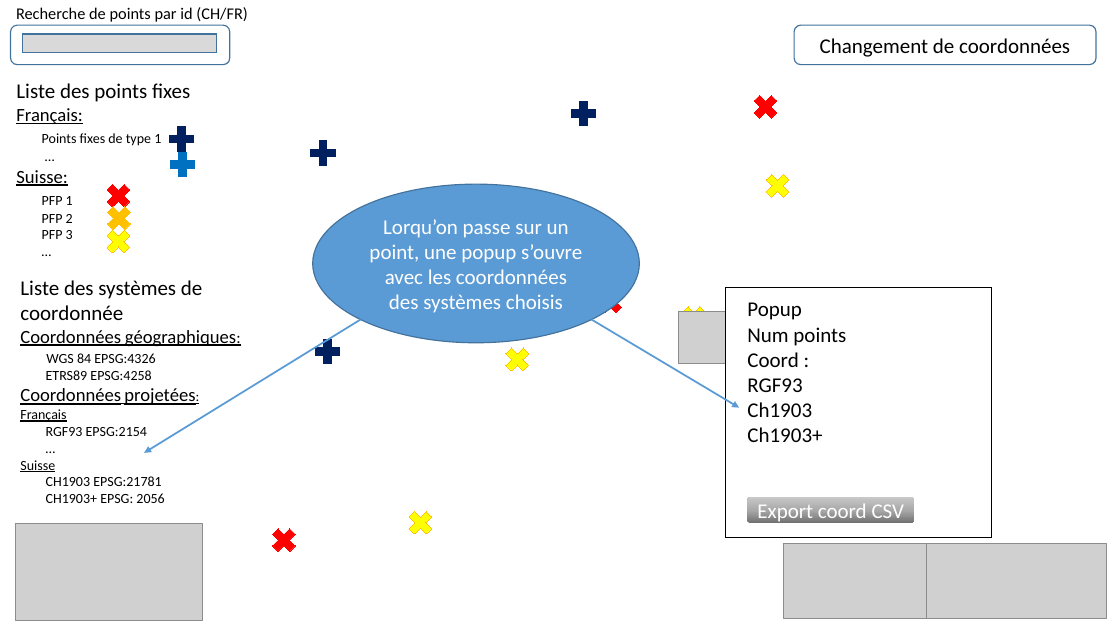
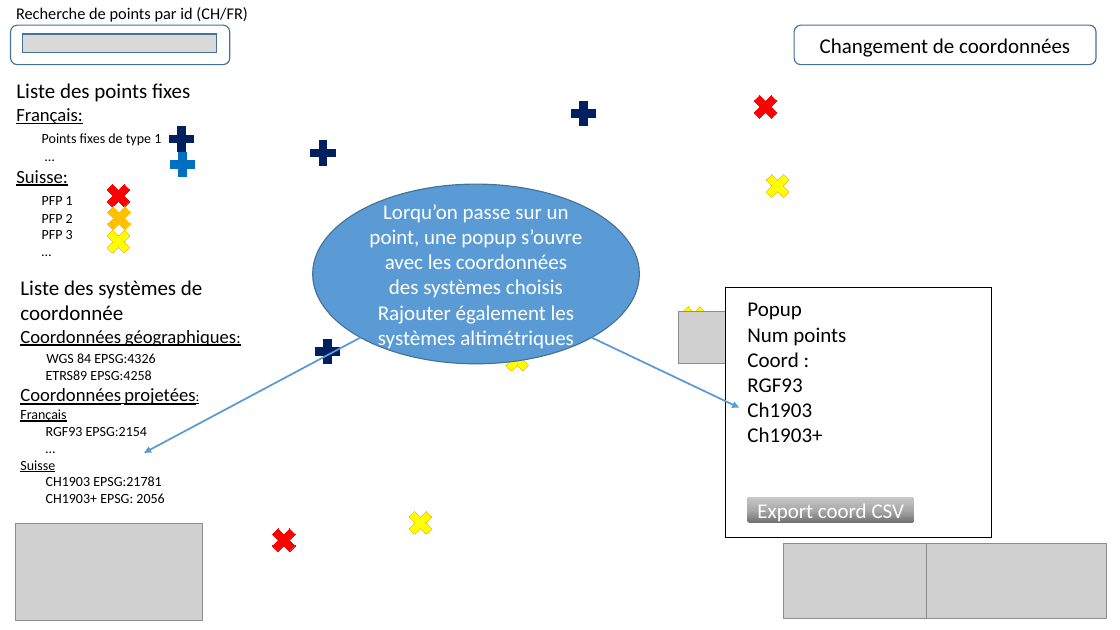
Before and after one commit to Pepiito/ProjetDev, a slide deck: slide 2 of docs/maquette.pptx. Drawn at 1120x630 pixels with LibreOffice and Linux fonts; fonts in the diff are those of the drawing; grey boxes stand for pictures; background and template pictures are left out. Boxes give left, top, right and bottom in pixels: in the first picture for what was removed or moved away, otherwise in the second. Text is boxed around its words. In the diff, an @@ line names an element or a change of style, - is before the commit and + after.

```diff
--- a/docs/maquette.pptx
+++ b/docs/maquette.pptx
@@ ellipse "Lorqu’on passe sur un point, ...": place and size @@
-ellipse "Lorqu’on passe sur un point, ..." at bbox=[313, 184, 639, 343]
+ellipse "Lorqu’on passe sur un point, ..." at bbox=[313, 184, 639, 364]
@@ text in ellipse at bbox=[378, 305, 574, 351]: paragraph added @@
+Rajouter également les systèmes altimétriques
@@ arrow moved from (360, 319) - (145, 453) to (360, 338) - (145, 453) @@
@@ arrow moved from (592, 319) - (739, 408) to (592, 338) - (739, 408) @@
```
Also in this commit, not shown: 4 slides added, 1 slide removed.
